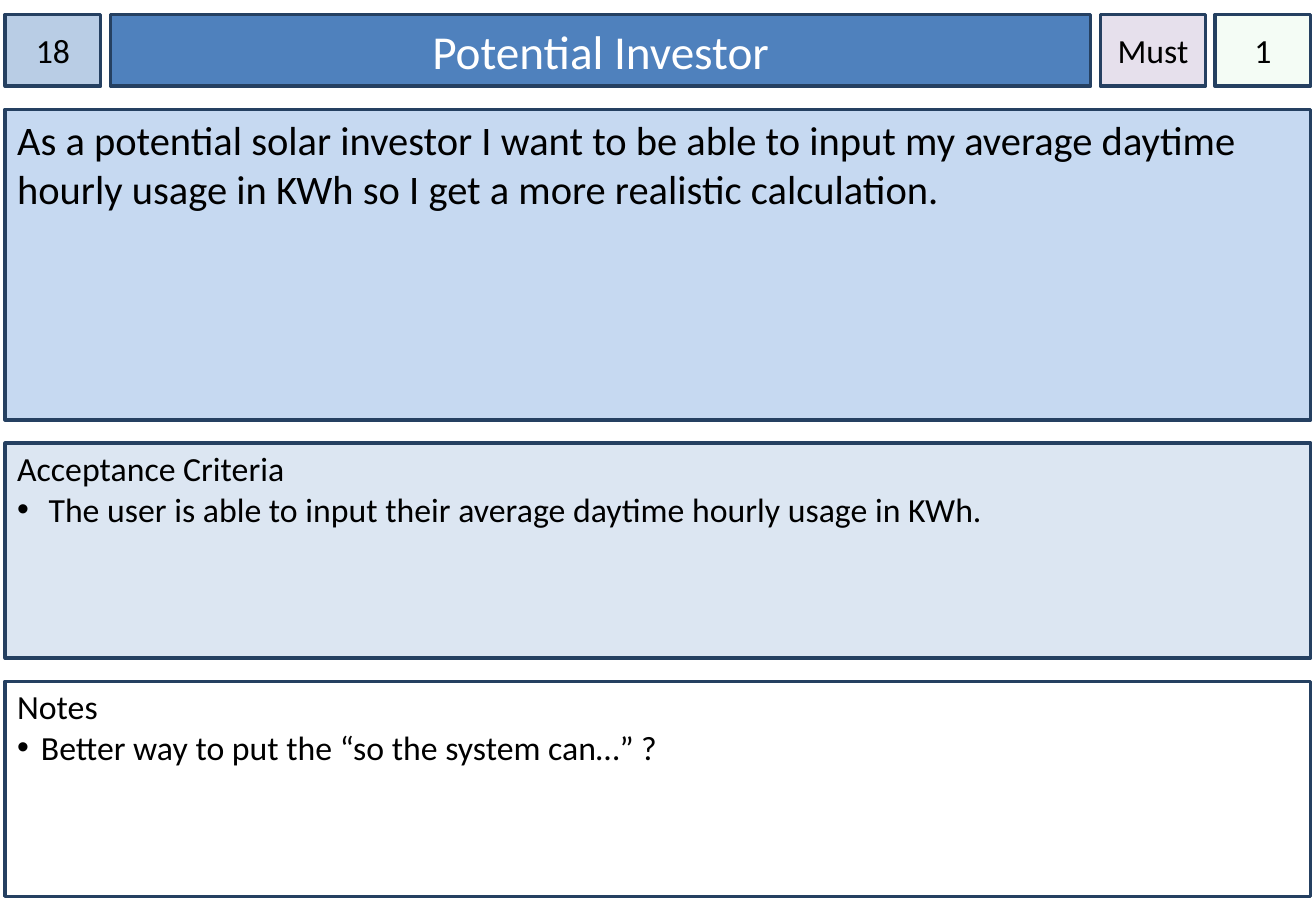
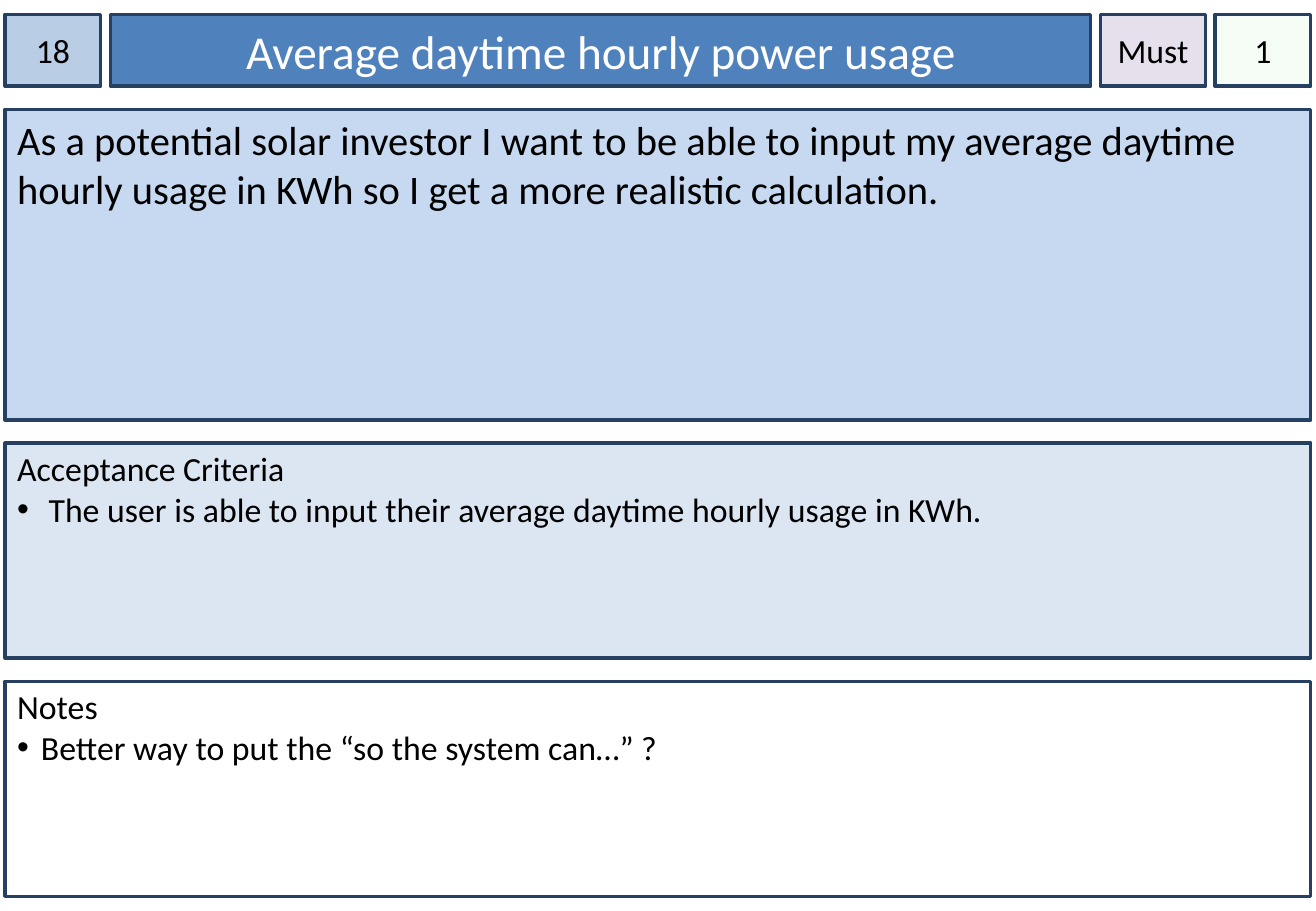
Before and after one commit to dkartaschew/anonymous-solarenergy, a slide deck: slide 18 of Documentation/User Stories.pptx. Drawn at 1316x911 pixels with LibreOffice and Linux fonts; fonts in the diff are those of the drawing. Boxes give left, top, right and bottom in pixels: in the first picture for what was removed or moved away, otherwise in the second. Text is boxed around its words. In the diff, an @@ line names an element or a change of style, - is before the commit and + after.

```diff
--- a/Documentation/User Stories.pptx
+++ b/Documentation/User Stories.pptx
@@ text in rectangle at (246, 36, 955, 77): text changed @@
-Potential Investor
+Average daytime hourly power usage
```
Also in this commit, not shown: 30 other slides changed, 1 other file.
